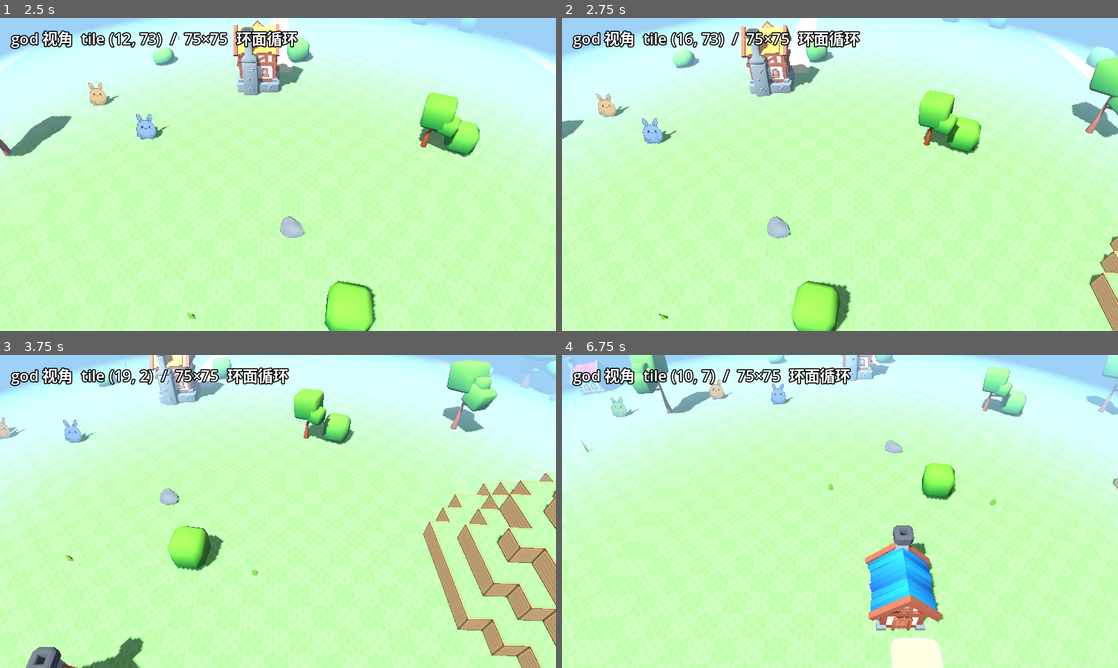
Above: before the commit, frames 1-4 (two rows, left to right).
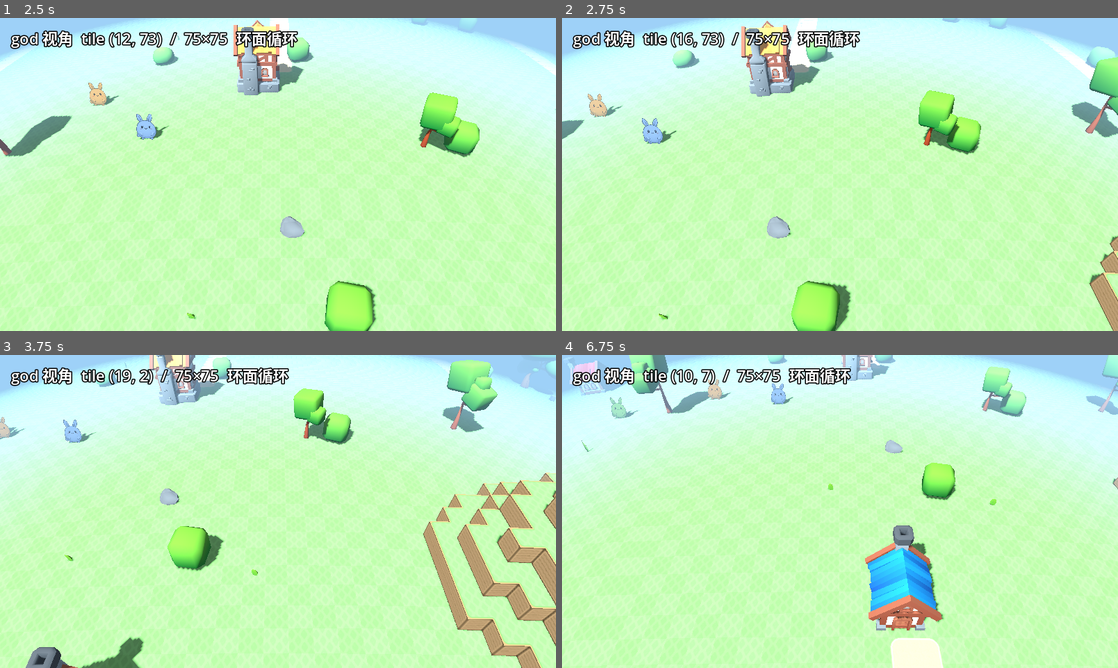
Above: after the commit, the same moments.

Repository: hoveychen/maliang
Game: Godot game, scene res://main.tscn
Two runs of this game, one before a commit and one after it. Both use one fixed random seed, a clock stepped at 60 frames per second and the inputs below.
Inputs (mouse positions are in pixels of both pictures, inside the frame that each line leads up to):
- Up to frame 1 (2.5 s): tap Enter (ui_accept) at 0.5, 0.77, 2 s; move the mouse to (400, 158) at 0.52 s; hold Right (ui_right) 0.53-1.25 s; click (400, 158) at 0.67 s; drag from (166, 190) to (250, 237) at 1.27 s; move the mouse to (333, 105) at 2.02 s; hold Right (ui_right) from 2.03 s (still down)
- Up to frame 2 (2.75 s): keep holding Right (ui_right)
- Up to frame 3 (3.75 s): release Right (ui_right) at 2.75 s; drag from (250, 574) to (111, 464) at 2.77 s; tap Enter (ui_accept) at 3.5 s; move the mouse to (444, 558) at 3.52 s; hold Left (ui_left) from 3.53 s (still down)
- Up to frame 4 (6.75 s): tap Enter (ui_accept) at 3.77, 5, 6.5 s; release Left (ui_left) at 4.25 s; drag from (673, 464) to (756, 433) at 4.27 s; move the mouse to (867, 511) at 5.02 s; hold Down (ui_down) 5.03-5.75 s; click (867, 511) at 5.17 s; drag from (756, 433) to (728, 527) at 5.77 s; move the mouse to (962, 495) at 6.52 s; hold Up (ui_up) from 6.53 s (still down)

Frame 1 is identical in both runs. In frame 2, 0.3% of the frame differs, in the area x 4-13%, y 24-32%; in frame 3, less than 0.1%; in frame 4, 0.2%.

Commit message:
feat(world): 寻路 string-pulling 视线拉直——0.1m 采样复刻 Mover 逐步判定，8 向楼梯折线拉成平滑直线段

Diff:
--- a/scripts/pathfinder.gd
+++ b/scripts/pathfinder.gd
@@ -19,14 +19,14 @@
 ## 不含起点格，含终点格）；无路/已在原格返回空数组（调用方回退直线滑动）。
 ## 目标格不可通行时（如目标是角色/物件所在），螺旋搜索最近可通行格替代；
 ## exclude_id = 寻路者自己的角色 id（角色层排除自己）；
-## simplify=false 保留逐格路径（测试用），true 时合并同向直线段。
+## simplify=false 保留逐格路径（测试用），true 时做 string-pulling 视线拉直。
 static func find_path(from_pos: Vector2, to_pos: Vector2, span := 2, exclude_id := "", simplify := true, max_iter := 8000) -> PackedVector2Array:
 	var start := OccupancyMap.to_cell(from_pos)
 	var goal := _resolve_goal(to_pos, span, exclude_id)
 	if goal == Vector2i(-1, -1) or _wrap(start) == goal:
 		return PackedVector2Array()
 
-	var start_i := _idx(start)
+	var start_i := _idx(_wrap(start))
 	var goal_i := _idx(goal)
 	var open: Array = []  ## 二叉堆，元素 [f, 序号, cell_idx]（序号作稳定 tiebreak）
 	var g := {start_i: 0}
@@ -40,7 +40,7 @@
 		iter += 1
 		var cur_i: int = _heap_pop(open)[2]
 		if cur_i == goal_i:
-			return _reconstruct(came, cur_i, start_i, simplify)
+			return _reconstruct(came, cur_i, start_i, from_pos, span, exclude_id, simplify)
 		if closed.has(cur_i):
 			continue
 		closed[cur_i] = true
@@ -120,33 +120,55 @@
 	dz = mini(dz, OccupancyMap.CELLS - dz)
 	return DIAGONAL * mini(dx, dz) + STRAIGHT * absi(dx - dz)
 
-static func _reconstruct(came: Dictionary, goal_i: int, start_i: int, simplify: bool) -> PackedVector2Array:
-	var cells: Array[Vector2i] = []
+static func _reconstruct(came: Dictionary, goal_i: int, start_i: int, from_pos: Vector2, span: int, exclude_id: String, simplify: bool) -> PackedVector2Array:
+	var pts := PackedVector2Array()
 	var cur := goal_i
 	while cur != start_i:
-		cells.push_front(_from_idx(cur))
+		pts.append(cell_center(_from_idx(cur)))
 		cur = came[cur]
-	if simplify:
-		cells = _merge_collinear(cells, _from_idx(start_i))
+	pts.reverse()
+	return _smooth(from_pos, pts, span, exclude_id) if simplify else pts
+
+## string-pulling 视线拉直：从锚点起贪心跳到最远的可通视 waypoint，
+## 把 8 向楼梯折线拉成平滑直线段（也顺带缩短路长）。
+static func _smooth(from_pos: Vector2, pts: PackedVector2Array, span: int, exclude_id: String) -> PackedVector2Array:
 	var out := PackedVector2Array()
-	for c in cells:
-		out.append(cell_center(c))
+	var anchor := WorldGrid.wrap_pos(from_pos)
+	var i := 0
+	while i < pts.size():
+		var best := i
+		var j := pts.size() - 1
+		while j > i:
+			if _segment_ok(anchor, pts[j], span, exclude_id):
+				best = j
+				break
+			j -= 1
+		out.append(pts[best])
+		anchor = pts[best]
+		i = best + 1
 	return out
 
-## 合并同向直线段：只保留方向变化处与终点的 waypoint。
-static func _merge_collinear(cells: Array[Vector2i], start: Vector2i) -> Array[Vector2i]:
-	var out: Array[Vector2i] = []
-	var prev := start
-	var prev_dir := Vector2i.ZERO
-	for i in range(cells.size()):
-		var d := WorldGrid.shortest_delta(cell_center(prev), cell_center(cells[i]))
-		var dir := Vector2i(signi(roundi(d.x * 2.0)), signi(roundi(d.y * 2.0)))
-		if i > 0 and dir != prev_dir:
-			out.append(cells[i - 1])
-		prev_dir = dir
-		prev = cells[i]
-	out.append(cells[cells.size() - 1])
-	return out
+## 线段通视判定：沿 a→b 每 0.1m 采样，逐点复刻 Mover._passable
+## （footprint 双层占用 + 跨 tile can_step），保证运行时微步照样走得通。
+static func _segment_ok(a: Vector2, b: Vector2, span: int, exclude_id: String) -> bool:
+	var d := WorldGrid.shortest_delta(a, b)
+	var dist := d.length()
+	if dist < 0.001:
+		return true
+	var steps := ceili(dist / 0.1)
+	var prev := a
+	for k in range(1, steps + 1):
+		var p := WorldGrid.wrap_pos(a + d * (float(k) / float(steps)))
+		var ft := WorldGrid.to_tile(prev)
+		var tt := WorldGrid.to_tile(p)
+		if ft != tt and not TerrainMap.can_step(ft, tt):
+			return false
+		var origin := OccupancyMap.footprint_origin(p, span)
+		if not OccupancyMap.is_free_rect(origin, span, span) \
+				or not OccupancyMap.char_area_free(origin, span, span, exclude_id):
+			return false
+		prev = p
+	return true
 
 static func _wrap(c: Vector2i) -> Vector2i:
 	return Vector2i(posmod(c.x, OccupancyMap.CELLS), posmod(c.y, OccupancyMap.CELLS))
--- a/test/test_pathfinder.gd
+++ b/test/test_pathfinder.gd
@@ -14,10 +14,11 @@
 	fails += _check("flat reaches", _near(p[p.size() - 1], b, 1.0), true)
 	fails += _check("flat mover-executable", _executable(a, p), true)
 
-	# 简化版：同向直线段合并，waypoint 数明显更少且终点一致
+	# 拉直版（string-pulling）：平地无遮挡 → 单段直线；终点一致
 	var ps := Pathfinder.find_path(a, b)
-	fails += _check("simplify shorter", ps.size() < p.size(), true)
-	fails += _check("simplify same end", ps[ps.size() - 1] == p[p.size() - 1], true)
+	fails += _check("smooth flat single segment", ps.size(), 1)
+	fails += _check("smooth same end", ps[ps.size() - 1] == p[p.size() - 1], true)
+	fails += _check("smooth fine-walkable", _fine_walkable(a, ps), true)
 
 	# 绕池塘：南岸→北岸，无 waypoint 踩水，全程可执行
 	var south := TerrainMap.tile_center(Vector2i(24, 31))
@@ -26,6 +27,11 @@
 	fails += _check("pond found", pond.size() > 0, true)
 	fails += _check("pond no water", _no_water(pond), true)
 	fails += _check("pond mover-executable", _executable(south, pond), true)
+	# 拉直后：路长不增、waypoint 更少、0.13m 细步（运行时步长）照样走得通
+	var pond_s := Pathfinder.find_path(south, north)
+	fails += _check("pond smooth shorter", _path_len(south, pond_s) <= _path_len(south, pond) + 0.01, true)
+	fails += _check("pond smooth fewer wp", pond_s.size() < pond.size(), true)
+	fails += _check("pond smooth fine-walkable", _fine_walkable(south, pond_s), true)
 
 	# 绕物件：竖墙 x=10, z=60..66 挡直线，绕行且可执行；全封死 → 空
 	OccupancyMap.occupy_rect(OccupancyMap.tile_to_cell(Vector2i(10, 60)), 2, 14)
@@ -34,6 +40,7 @@
 	var wall := Pathfinder.find_path(w_from, w_to, 2, "", false)
 	fails += _check("wall found", wall.size() > 0, true)
 	fails += _check("wall mover-executable", _executable(w_from, wall), true)
+	fails += _check("wall smooth fine-walkable", _fine_walkable(w_from, Pathfinder.find_path(w_from, w_to)), true)
 	# 把角色围死在 4 面墙里（2×2 tile 空腔，四周全占用）
 	OccupancyMap.clear()
 	OccupancyMap.occupy_rect(OccupancyMap.tile_to_cell(Vector2i(49, 60)), 8, 2)  # 北墙
@@ -120,6 +127,26 @@
 		cur = moved
 	return true
 
+## 拉直路径按运行时步长（0.13m ≈ SPEED 8 / 60fps）细步走完，每步 Mover.attempt 必须前进。
+func _fine_walkable(start: Vector2, path: PackedVector2Array) -> bool:
+	var cur := start
+	for wp in path:
+		var guard := 0
+		while WorldGrid.shortest_delta(cur, wp).length() > 0.14:
+			var d := WorldGrid.shortest_delta(cur, wp)
+			var step := d.normalized() * minf(0.13, d.length())
+			var moved := Mover.attempt(cur, step)
+			if WorldGrid.shortest_delta(moved, WorldGrid.wrap_pos(cur + step)).length() > 0.001:
+				printerr("  fine-walk blocked at %s toward %s" % [str(cur), str(wp)])
+				return false
+			cur = moved
+			guard += 1
+			if guard > 4000:
+				printerr("  fine-walk stuck toward %s" % str(wp))
+				return false
+		cur = wp
+	return true
+
 func _no_water(path: PackedVector2Array) -> bool:
 	for wp in path:
 		if TerrainMap.type_at(wp) == TerrainMap.T_WATER:
